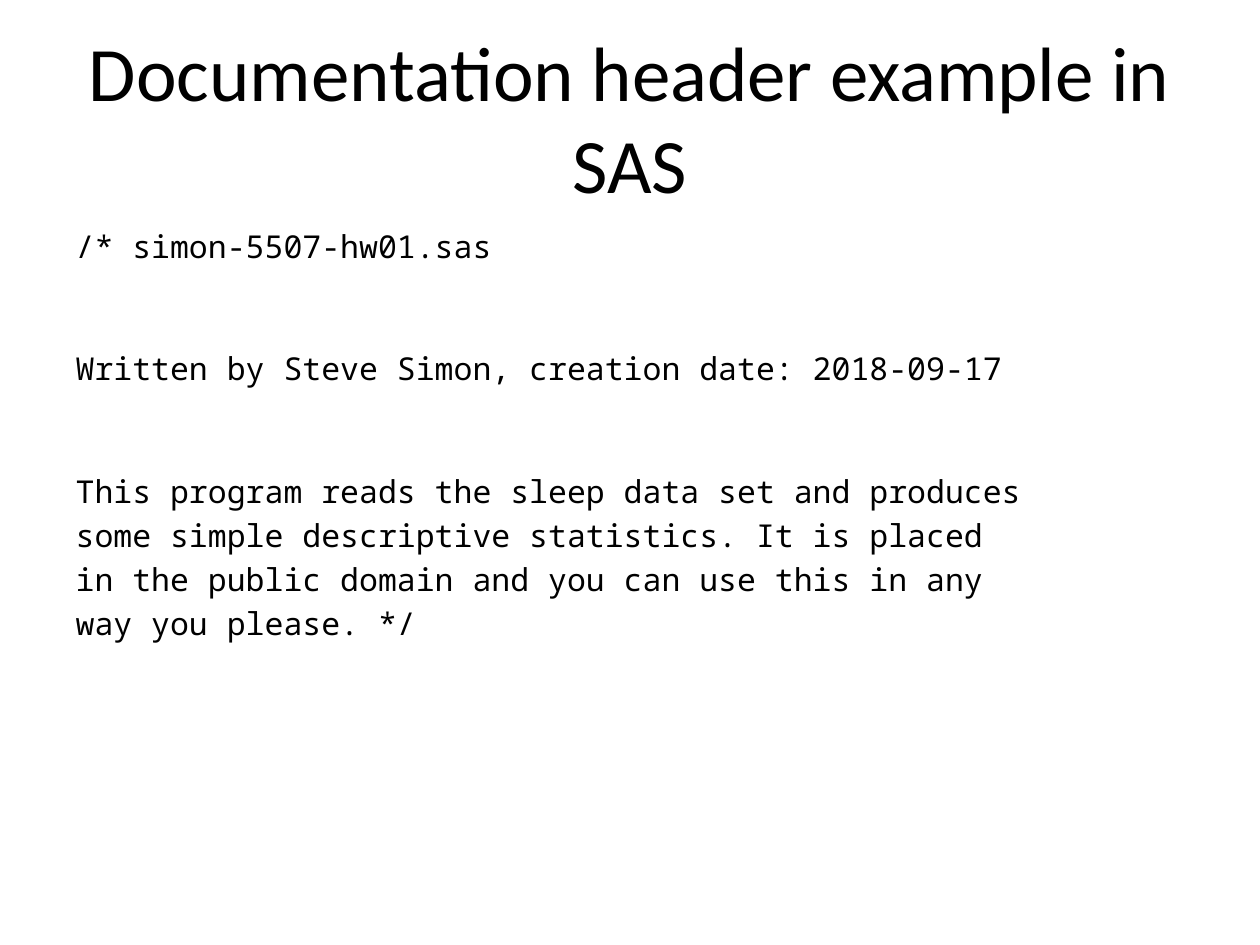
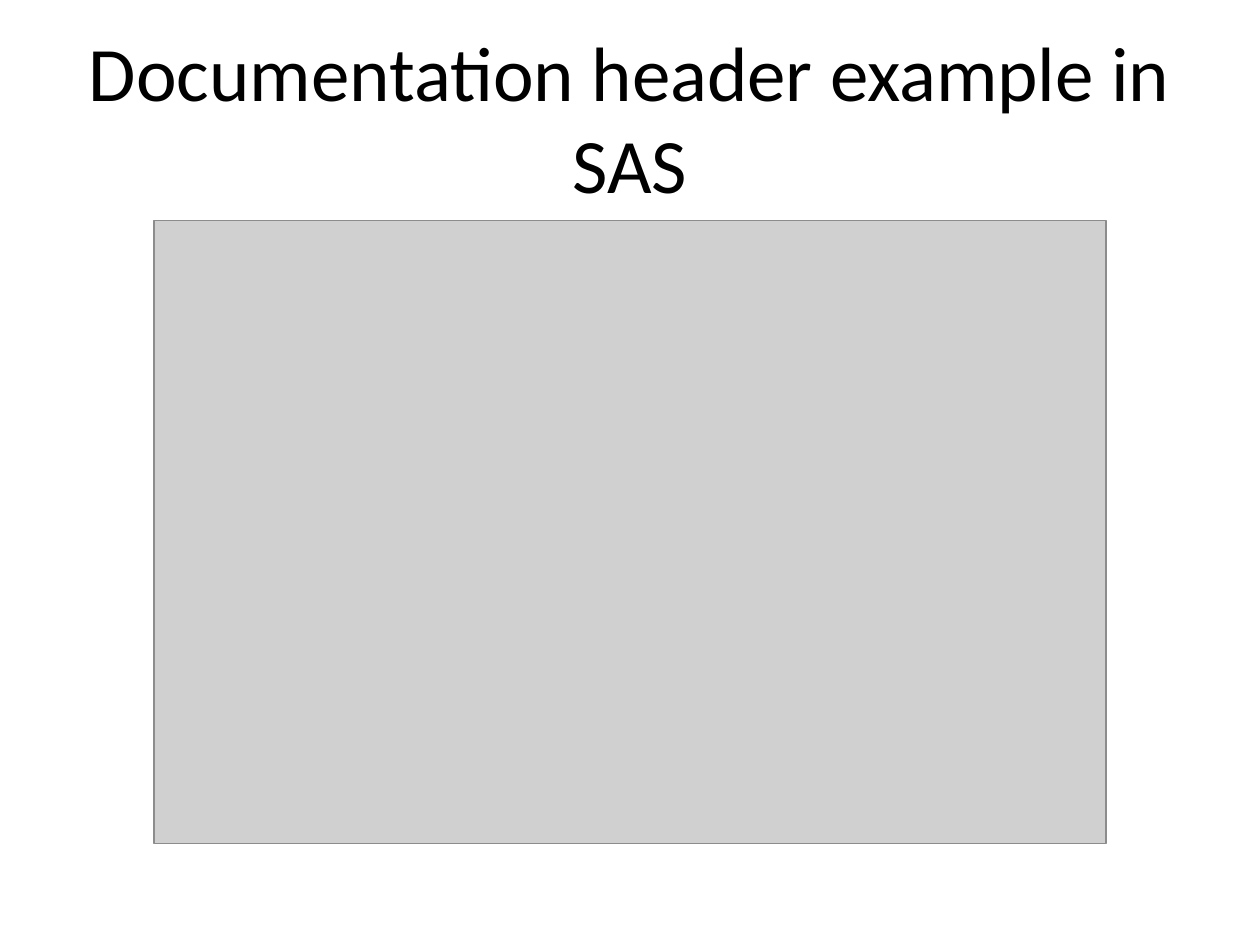
Before and after one commit to pmean/classes, a slide deck: slide 9 of software-engineering/results/programming-expectations.pptx. Drawn at 1260x945 pixels with LibreOffice and Linux fonts; fonts in the diff are those of the drawing; grey boxes stand for pictures. Boxes give left, top, right and bottom in pixels: in the first picture for what was removed or moved away, otherwise in the second. Text is boxed around its words. In the diff, an @@ line names an element or a change of style, - is before the commit and + after.

```diff
--- a/software-engineering/results/programming-expectations.pptx
+++ b/software-engineering/results/programming-expectations.pptx
@@ text removed at [76, 234, 1020, 643] @@
-/* simon-5507-hw01.sas
-Written by Steve Simon, creation date: 2018-09-17
-This program reads the sleep data set and produces
-some simple descriptive statistics. It is placed
-in the public domain and you can use this in any
-way you please. */
@@ picture added at [154, 220, 1106, 843] @@
```
Also in this commit, not shown: 13 other slides changed, 2 slides added, 1 slide removed, 25 other files.
